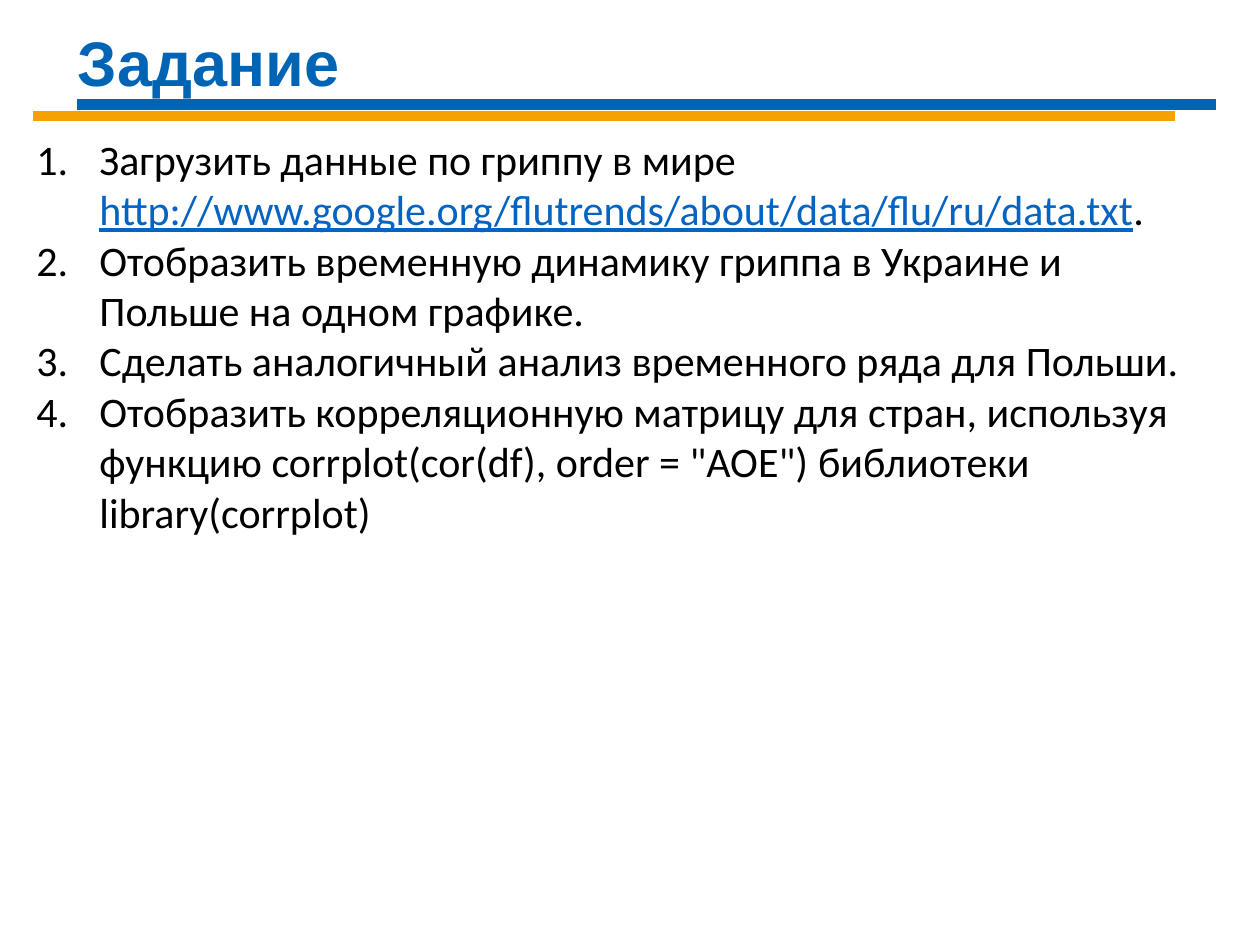
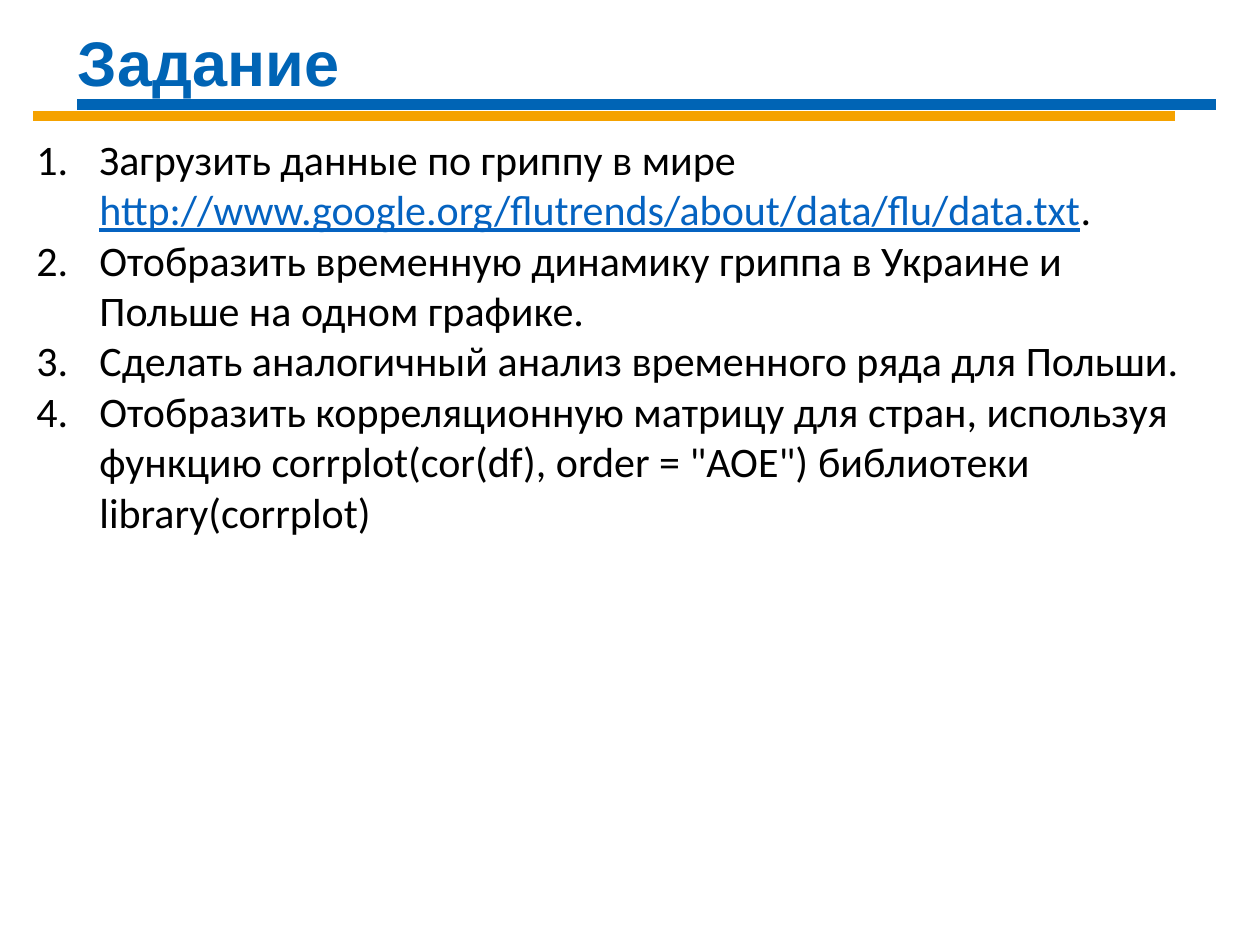
Before and after one commit to Demolis/Infopulse, a slide deck: slide 6 of Data Science/DS-Day-07 R.pptx. Drawn at 1260x945 pixels with LibreOffice and Linux fonts; fonts in the diff are those of the drawing. Boxes give left, top, right and bottom in pixels: in the first picture for what was removed or moved away, otherwise in the second. Text is boxed around its words. In the diff, an @@ line names an element or a change of style, - is before the commit and + after.

```diff
--- a/Data Science/DS-Day-07 R.pptx
+++ b/Data Science/DS-Day-07 R.pptx
@@ text at (99,147,1091,233): text changed @@
-1. Загрузить данные по гриппу в мире http://www.google.org/flutrends/about/data/flu/ru/data.txt.
+1. Загрузить данные по гриппу в мире http://www.google.org/flutrends/about/data/flu/data.txt.
```
Also in this commit, not shown: 3 other files.
